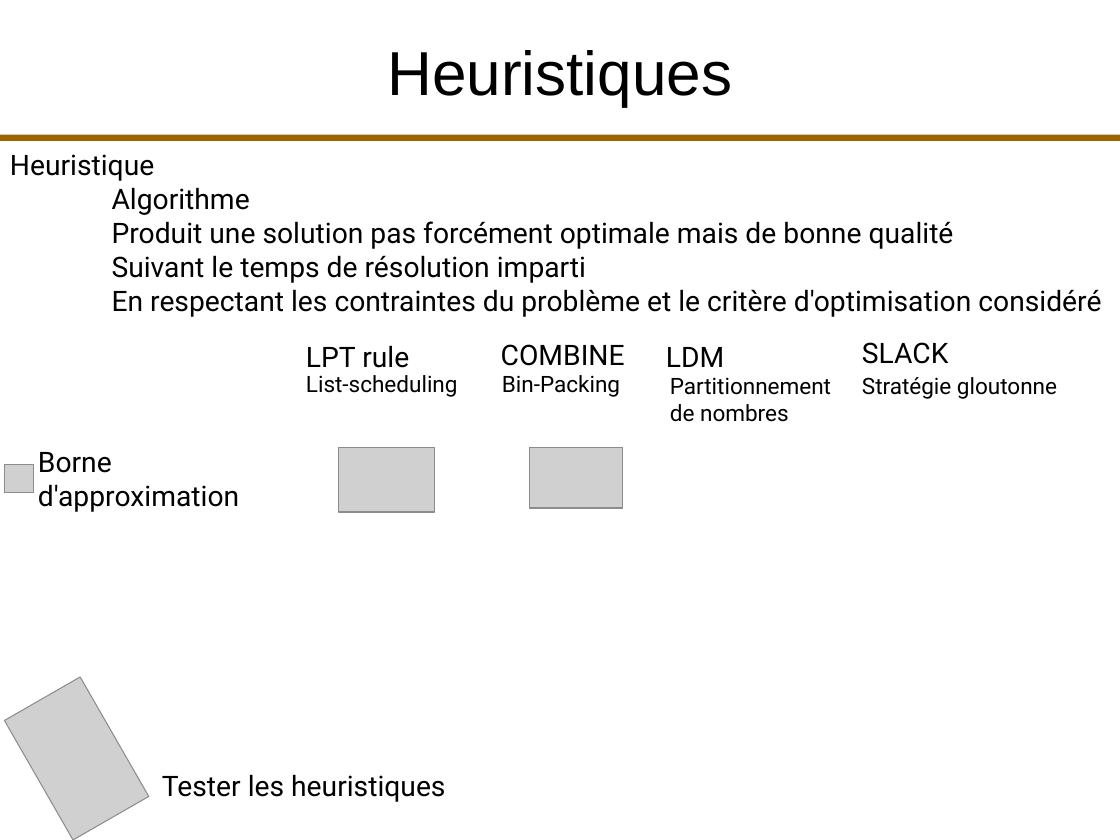
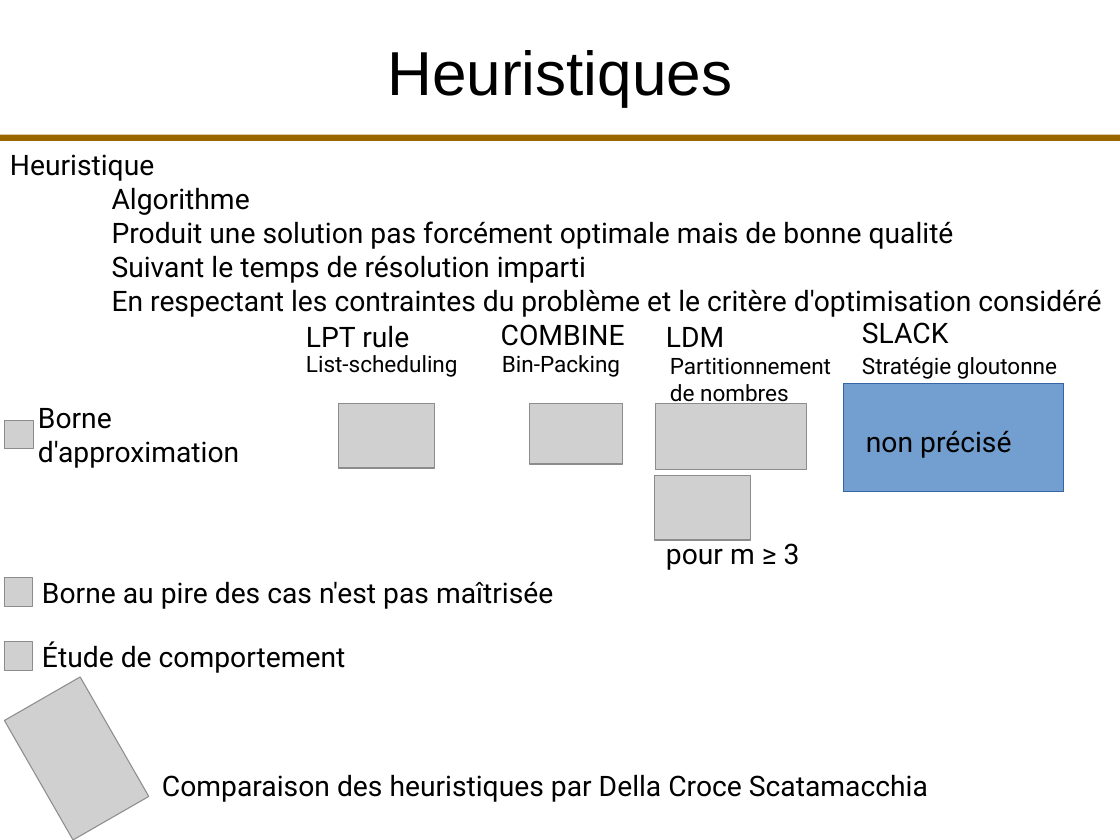
Before and after one commit to fColas68/eprLPT, a slide deck: slide 41 of presentation/presentation.odp (slide 40 before the commit). Drawn at 1120x840 pixels with LibreOffice and Linux fonts; fonts in the diff are those of the drawing; grey boxes stand for pictures. Boxes give left, top, right and bottom in pixels: in the first picture for what was removed or moved away, otherwise in the second. Text is boxed around its words. In the diff, an @@ line names an element or a change of style, - is before the commit and + after.

Commit message:
fco-20210628- presentation..

```diff
--- a/presentation/presentation.odp
+++ b/presentation/presentation.odp
@@ 8 texts: place and size @@
-8 texts at (306, 342, 1057, 422)
+8 texts at (306, 322, 1057, 407)
@@ rectangle added at (845, 384, 1065, 492), fill #729FCF, outline #3465A4 0 pt @@
@@ 3 pictures, 1 text: place and size @@
-3 pictures, 1 text at (4, 447, 623, 512)
+3 pictures, 1 text at (4, 403, 623, 469)
@@ picture added at (657, 405, 808, 470) @@
@@ text added at (866, 431, 1011, 458), 20 pt, text #000000 @@
+non précisé
@@ picture added at (656, 476, 751, 541) @@
@@ text added at (666, 538, 800, 570), 20 pt, text #000000 @@
+pour m ≥ 3
@@ picture added at (4, 578, 33, 607) @@
@@ text added at (42, 581, 553, 609), 20 pt, text #000000 @@
+Borne au pire des cas n'est pas maîtrisée
@@ picture added at (4, 642, 33, 671) @@
@@ text added at (42, 641, 346, 673), 20 pt, text #000000 @@
+Étude de comportement
@@ text removed at (162, 774, 445, 802) @@
-Tester les heuristiques
@@ text added at (162, 774, 928, 802), 20 pt, text #000000 @@
+Comparaison des heuristiques par Della Croce Scatamacchia
```
Also in this commit, not shown: 13 other slides changed, 18 slides added, 2 slides removed.
